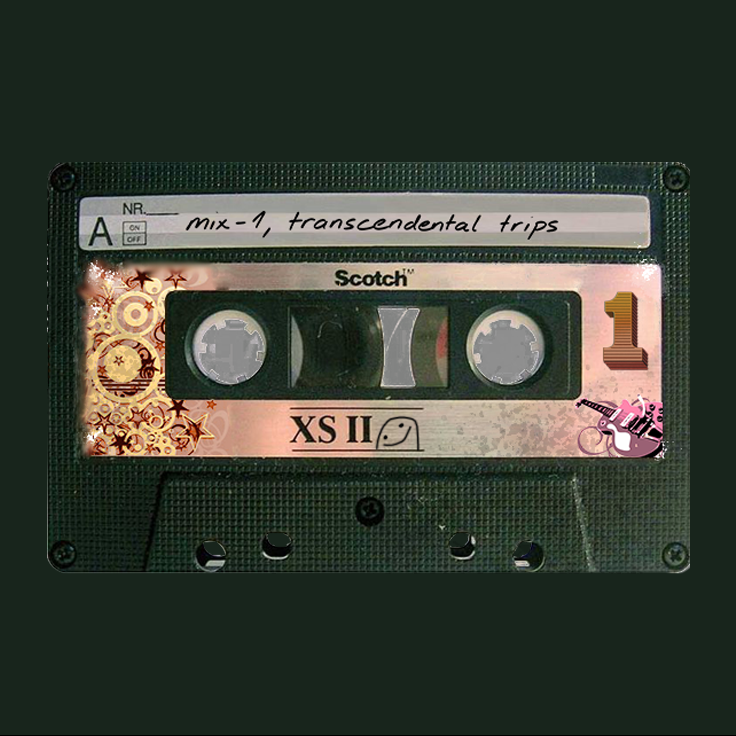
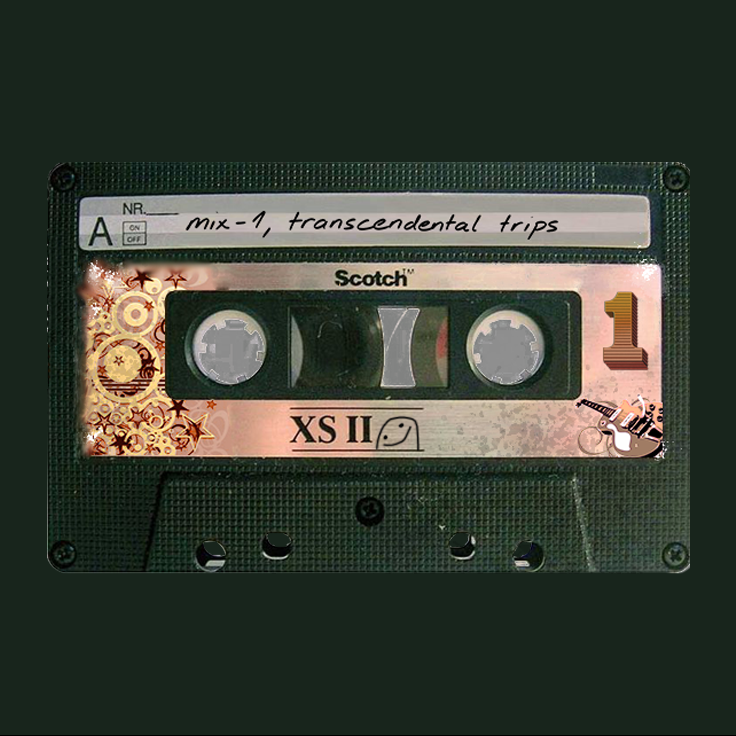
Layered file, before and after one edit (736×736). Changes by layer:
painted on "image-removebg-preview(1)" (1st of 2, in "Artboard 1") over [89,267,663,457]
